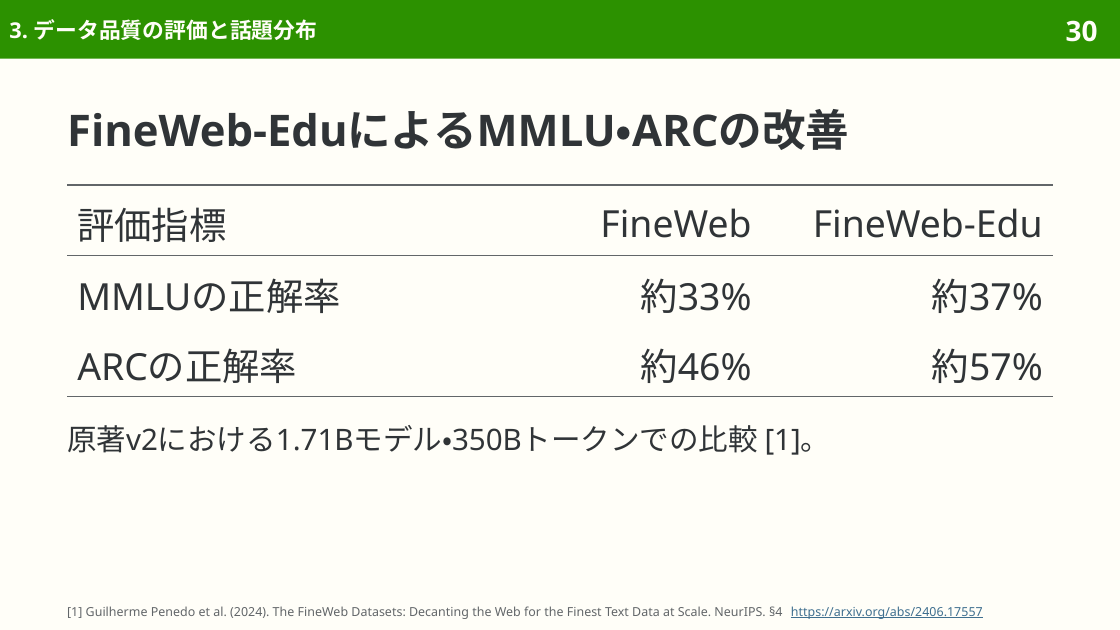
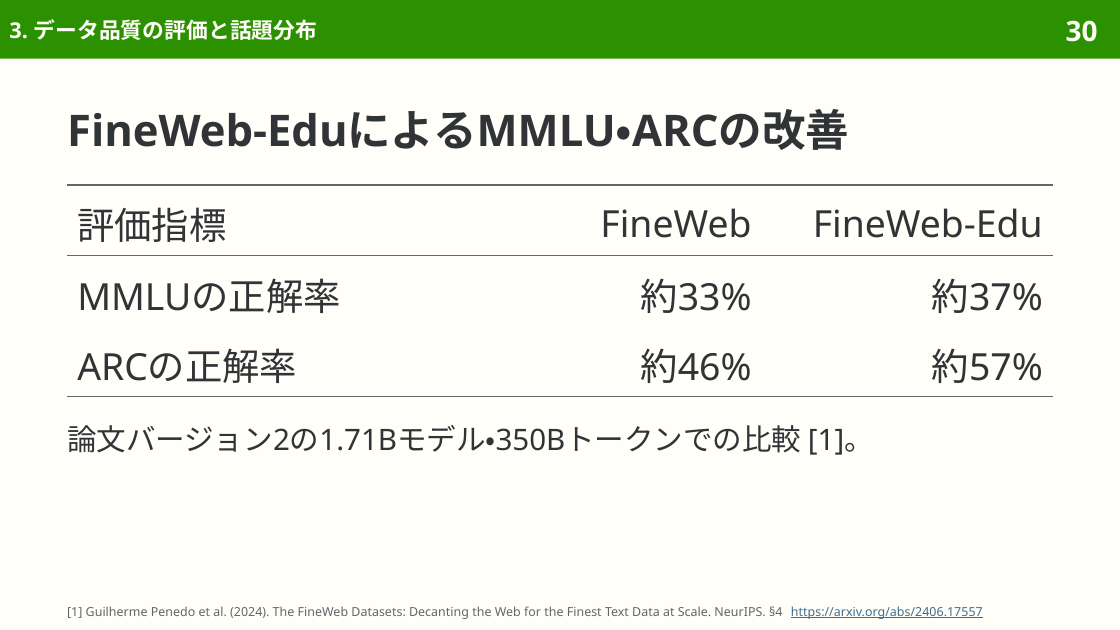
Before and after one commit to sasakiy84/datasets-in-10-minutes, a slide deck: slide 30 of slides/datasets-in-10-minutes-fineweb.pptx. Drawn at 1120x630 pixels with LibreOffice and Linux fonts; fonts in the diff are those of the drawing. Boxes give left, top, right and bottom in pixels: in the first picture for what was removed or moved away, otherwise in the second. Text is boxed around its words. In the diff, an @@ line names an element or a change of style, - is before the commit and + after.

Commit message:
slides(fineweb): refine Japanese wording and pair translations

```diff
--- a/slides/datasets-in-10-minutes-fineweb.pptx
+++ b/slides/datasets-in-10-minutes-fineweb.pptx
@@ text at box(67, 425, 874, 455): text changed @@
-原著v2における1.71Bモデル・350Bトークンでの比較 [1]。
+論文バージョン2の1.71Bモデル・350Bトークンでの比較 [1]。
```
Also in this commit, not shown: 22 other slides changed, 3 other files.
